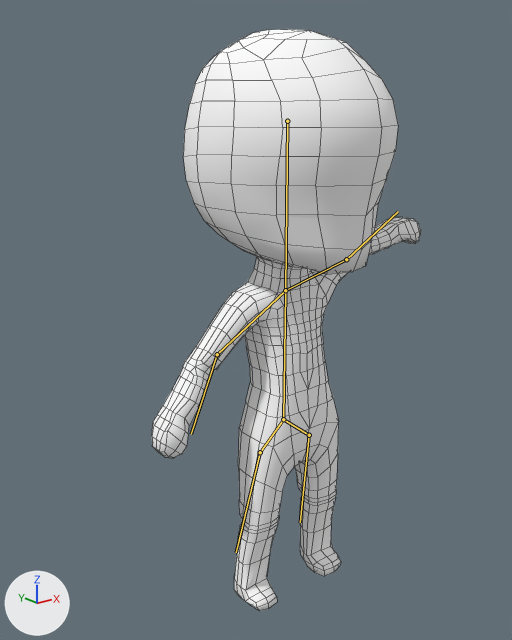
An edit to the Blender file data/character.blend, drawn before and after from the same camera.
Both versions are drawn from a 50 mm lens placed at (-4.76, -5.45, 5.46), pointed at (-0.25, 0.18, 3.2). The axes (+X, +Y, +Z) are drawn at lower left. The lights are the same throughout. Both versions are drawn at frame 40 of the action 'ArmatureAction.001'; the numbers are the values there. The bones that bend it are drawn over the model as lines. Mesh edges are drawn as thin lines.

Names of what the first picture shows: 'Base'.
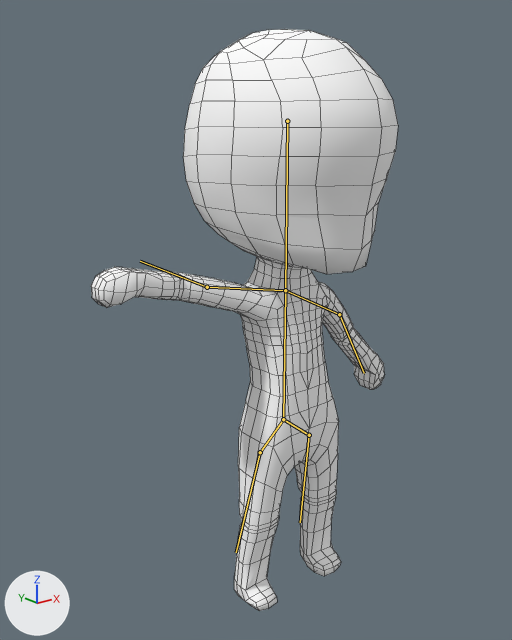
Commit message: BUG: animation frames in the character model fixed again

What the commit changed:
Bone 'Arm.L' (bone_arm_l) turns from (-24, -1, -5) to (15, 0, 3) degrees about its own x, y and z.
Bone 'Forearm.L' (bone_forearm_l) turns from (-27, -3, -13) to (18, -1, 9) degrees about its own x, y and z.
Bone 'Arm.R' (bone_arm_r) turns from (-15, 1, 3) to (25, 0, -5) degrees about its own x, y and z.
Bone 'Forearm.R' (bone_forearm_r) turns from (-17, 3, 9) to (26, 1, -14) degrees about its own x, y and z.

Boxes [x1, y1, x2, y2] around the edits, measured in the pictures (512 x 640 px):
'Base', posed (14% wider)
    before: [152, 29, 421, 611]
    after: [91, 29, 398, 611]
bone 'Arm.L', root to tip
    before: (285, 290) to (346, 259)
    after: (285, 290) to (339, 314)
bone 'Forearm.L', root to tip
    before: (346, 259) to (398, 211)
    after: (339, 314) to (364, 373)
bone 'Arm.R', root to tip
    before: (285, 290) to (217, 354)
    after: (285, 290) to (207, 287)
bone 'Forearm.R', root to tip
    before: (217, 354) to (191, 434)
    after: (207, 287) to (140, 261)
